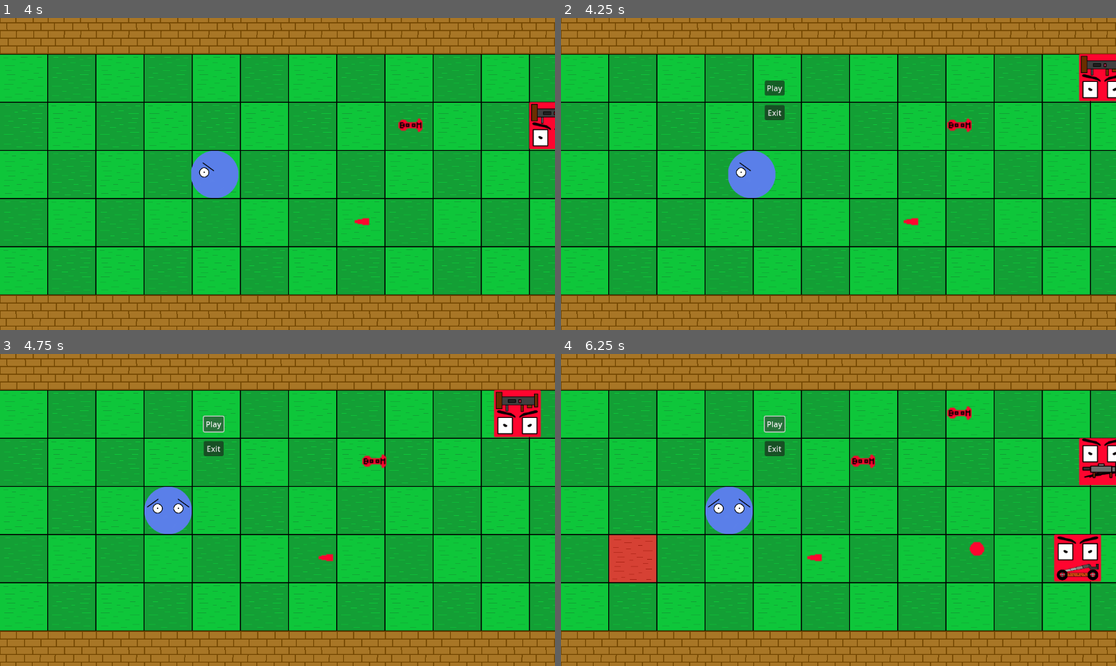
Above: before the commit, frames 1-4 (two rows, left to right).
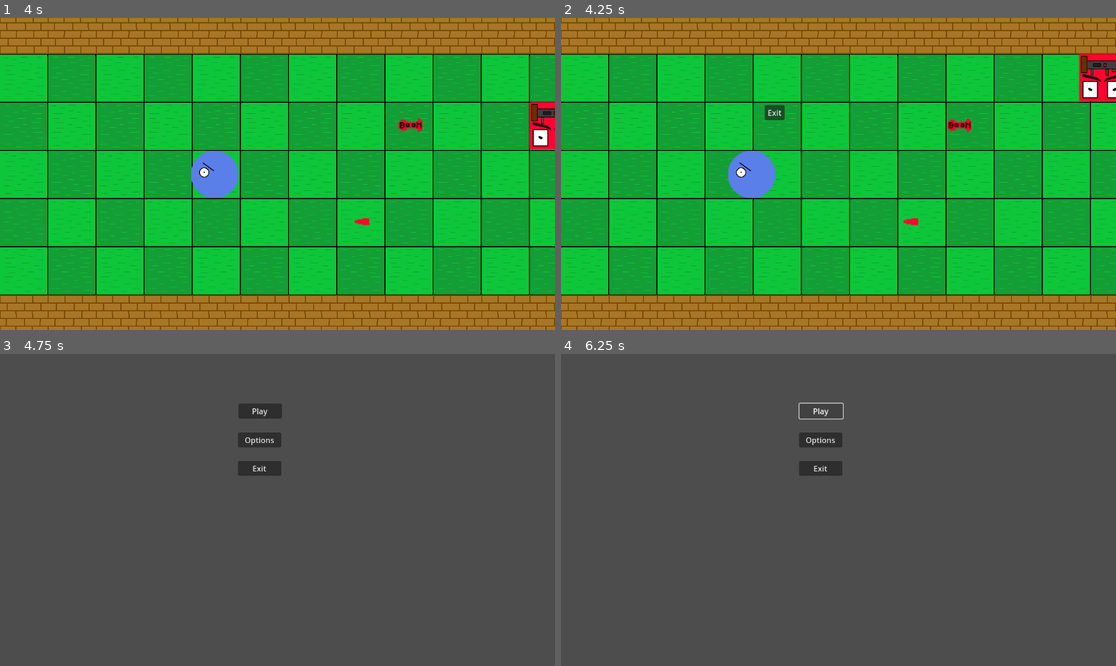
Above: after the commit, the same moments.

Repository: Killfreek/Rats
Game: Godot game, scene res://Levels/main.tscn
The game is run twice, just before and just after one commit, with the same random seed, the same clock (stepped at 60 frames per second) and the same inputs.
Inputs:
- Up to frame 1 (4 s): tap Enter at 0.5 s; hold D (MoveRight) 0.53-1.28 s; hold Space (SpawnPlayer) 0.53-1.28 s; hold S (MoveDown) 1.28-2.03 s; tap Space (SpawnPlayer) at 1.35, 2.85 s; hold D (MoveRight) 2.03-2.78 s; hold Space (SpawnPlayer) 2.03-2.78 s; hold W (MoveUp) 2.78-3.53 s; hold A (MoveLeft) from 3.53 s (still down); hold Space (SpawnPlayer) from 3.53 s (still down)
- Up to frame 2 (4.25 s): keep holding A (MoveLeft); keep holding Space (SpawnPlayer); tap Escape (InGameMenu) at 4.15 s
- Up to frame 3 (4.75 s): release A (MoveLeft) at 4.25 s; release Space (SpawnPlayer) at 4.25 s; click "Play" (after the commit: "Exit") at 4.25 s
- Up to frame 4 (6.25 s): click "Play" at 5 s; click "Play" at 5.75 s

Frame 1 is identical in both runs. In frame 2, 0.2% of the frame differs, in the area x 36-41%, y 20-25%; in frame 3, 100%; in frame 4, 100%, in the area x 0-100%, y 0-100%.

Commit message:
removed play button from in game menu

Diff:
--- a/GUIScripts/InGameMenu/Listener.gd
+++ b/GUIScripts/InGameMenu/Listener.gd
@@ -3,10 +3,6 @@
 var menuOpen : bool
 
 func _ready():
-	var playButton = get_node("Play");
-	playButton.hide();
-	playButton.disabled = true;
-
 	var exitButton = get_node("Exit");
 	exitButton.hide();
 	exitButton.disabled = true;
@@ -16,20 +12,12 @@
 func _process(delta):
 	if Input.is_action_just_pressed("InGameMenu"):
 		if !menuOpen:
-			var playButton = get_node("Play");
-			playButton.show();
-			playButton.disabled = false;
-
 			var exitButton = get_node("Exit");
 			exitButton.show();
 			exitButton.disabled = false;
 
 			menuOpen = true;
 		else:
-			var playButton = get_node("Play");
-			playButton.hide();
-			playButton.disabled = true;
-
 			var exitButton = get_node("Exit");
 			exitButton.hide();
 			exitButton.disabled = true;
--- a/GUIScripts/InGameMenu/Play.gd
+++ /dev/null
@@ -1,4 +0,0 @@
-extends Node
-
-func _on_pressed():
-	get_tree().paused = false;
--- a/Levels/InGameMenu.tscn
+++ b/Levels/InGameMenu.tscn
@@ -1,20 +1,10 @@
-[gd_scene load_steps=4 format=3 uid="uid://vinji51364t8"]
+[gd_scene load_steps=3 format=3 uid="uid://vinji51364t8"]
 
 [ext_resource type="Script" path="res://GUIScripts/InGameMenu/Listener.gd" id="1_8plm1"]
-[ext_resource type="Script" path="res://GUIScripts/InGameMenu/Play.gd" id="2_3aj5f"]
 [ext_resource type="Script" path="res://GUIScripts/InGameMenu/Exit.gd" id="3_0ovlv"]
 
 [node name="InGameMenu" type="Node2D"]
 script = ExtResource("1_8plm1")
-
-[node name="Play" type="Button" parent="."]
-offset_left = 424.0
-offset_top = 55.0
-offset_right = 465.0
-offset_bottom = 86.0
-text = "Play"
-script = ExtResource("2_3aj5f")
-metadata/_edit_use_anchors_ = true
 
 [node name="Exit" type="Button" parent="."]
 offset_left = 424.0
@@ -25,5 +15,4 @@
 script = ExtResource("3_0ovlv")
 metadata/_edit_use_anchors_ = true
 
-[connection signal="pressed" from="Play" to="Play" method="_on_pressed"]
 [connection signal="pressed" from="Exit" to="Exit" method="_on_pressed"]
